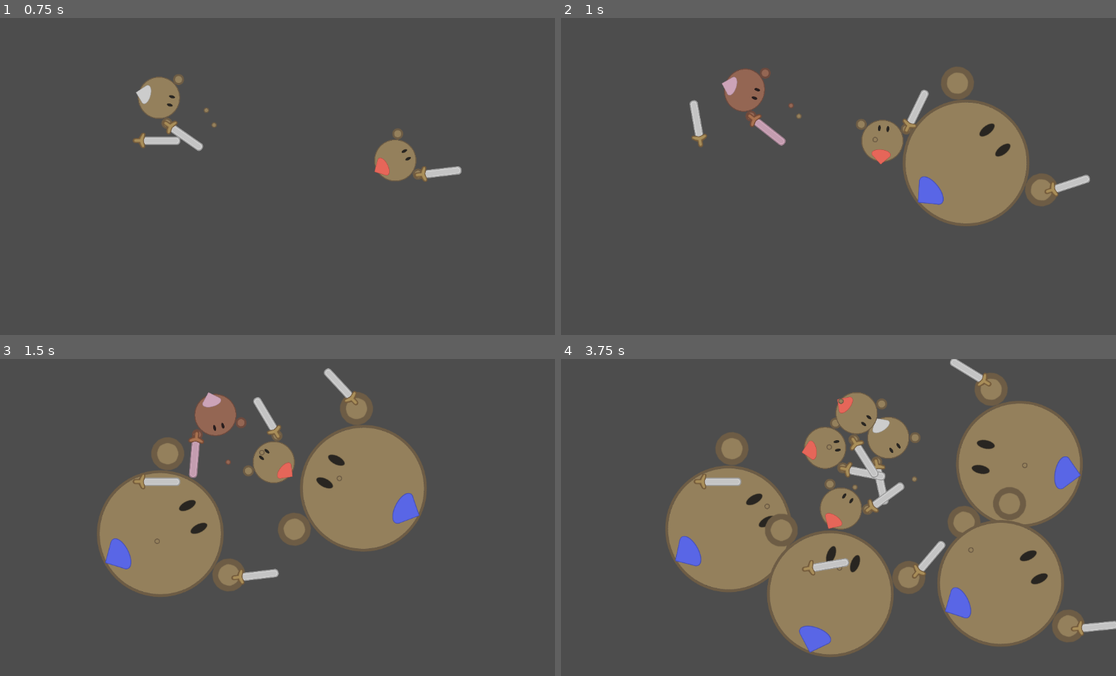
Above: before the commit, frames 1-4 (two rows, left to right).
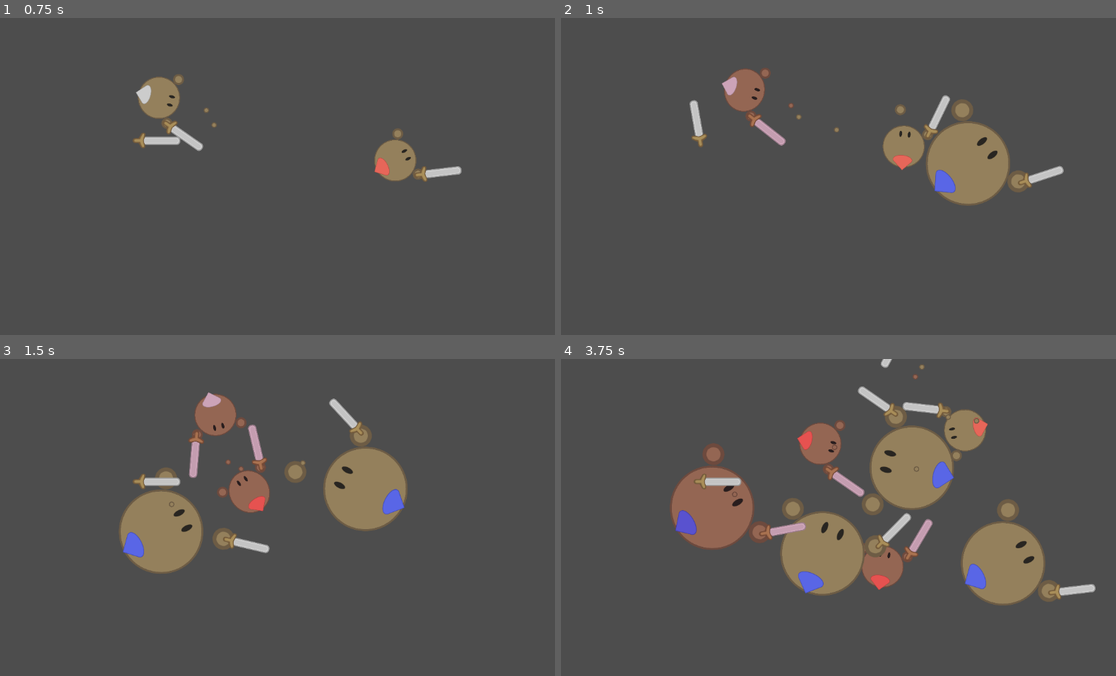
Above: after the commit, the same moments.

Repository: westonkelliher/GodotDemos
Game: Godot game, scene res://stage.tscn
The game is run twice, just before and just after one commit, with the same random seed, the same clock (stepped at 60 frames per second) and the same inputs.
Inputs (mouse positions are in pixels of both pictures, inside the frame that each line leads up to):
- Up to frame 1 (0.75 s): tap Enter at 0.5 s; move the mouse to (399, 160) at 0.52 s; hold D (move_right) from 0.53 s (still down); tap 1 (spawn_1) at 0.6 s
- Up to frame 2 (1 s): keep holding D (move_right); tap Space (ui_select) at 0.77 s; tap 2 (spawn_2) at 0.8 s
- Up to frame 3 (1.5 s): move the mouse to (160, 533) at 1.27 s; release D (move_right) at 1.28 s; hold S (move_down) from 1.28 s (still down); tap 2 (spawn_2) at 1.35 s
- Up to frame 4 (3.75 s): tap Space (ui_select) at 1.52, 3.02 s; tap Shift (run, bound only after the commit) at 1.55 s; move the mouse to (888, 447) at 2.02 s; release S (move_down) at 2.03 s; hold D (move_right) 2.03-2.78 s; hold Shift (run, bound only after the commit) 2.03-2.78 s; tap 1 (spawn_1) at 2.3, 2.85 s; move the mouse to (805, 580) at 2.77 s; hold W (move_up) 2.78-3.53 s; tap 2 (spawn_2) at 3.05, 3.6 s; move the mouse to (1005, 565) at 3.52 s; hold A (move_left) from 3.53 s (still down); hold Shift (run, bound only after the commit) from 3.53 s (still down)

Frame 1 is identical in both runs. In frame 2, 6.4% of the frame differs, in the area x 42-96%, y 15-66%; in frame 3, 13%; in frame 4, 35%, in the area x 18-100%, y 0-94%.

Commit message:
auto targeting and hitting

Diff:
--- a/CombatUnits/guy.gd
+++ b/CombatUnits/guy.gd
@@ -8,6 +8,9 @@
 	Team.RED: Color(.9, .4, .35),
 	Team.BLUE: Color(.35, .4, .9),
 }
+
+#
+signal wants_target(guy: Guy)
 
 #
 @export var is_controlled := false
@@ -26,7 +29,9 @@
 		return size
 #
 const MAX_SPEED := 220.0
+var top_speed := MAX_SPEED
 const ACC := 600.0
+var acc := ACC
 const ANGULAR_SPEED := 4.0
 # damping
 const RESTING_DAMP := 5.0 # applied while getting to max speed
@@ -39,7 +44,10 @@
 var target: Node2D = null :
 	set(value):
 		target = value
-		has_target = true
+		if target != null:
+			has_target = true
+		else:
+			has_target = false
 	get:
 		return target
 var target_position := Vector2.ZERO
@@ -80,6 +88,12 @@
 		#$Hand.position += Vector2(10.0, -10.0)
 		if $Body/LeftHand.can_swing():
 			$Body/LeftHand.swing()
+	if Input.is_action_pressed("run"):
+		top_speed = MAX_SPEED*2.0
+		acc = ACC*5.0
+	else:
+		top_speed = MAX_SPEED
+		acc = ACC
 	# movement
 	var move_vec := Vector2.ZERO
 	if Input.is_action_pressed("move_left"):
@@ -92,13 +106,13 @@
 		move_vec.y += 1.0
 	if move_vec.length() > 0:
 		var toward := move_vec.normalized()
-		if linear_velocity.dot(toward) < MAX_SPEED:
+		if linear_velocity.dot(toward) < top_speed:
 			# TODO: counteract damping force
-			self.apply_force(move_vec.normalized()*ACC*mass)
+			self.apply_force(move_vec.normalized()*acc*mass)
 	if move_vec.length() == 0:
 		linear_damp = RESTING_DAMP
 	else:
-		if linear_velocity.length() > MAX_SPEED:
+		if linear_velocity.length() > top_speed:
 			linear_damp = SPRINT_DAMP
 		else:
 			linear_damp = RUN_DAMP
@@ -128,6 +142,7 @@
 	else:
 		linear_damp = RUN_DAMP
 	#
+	handle_aggression()
 
 func handle_aggression() -> void:
 	if not can_attack:
@@ -136,10 +151,12 @@
 		$Body/LeftHand.swing()
 		$AttackTimer.start()
 		can_attack = false
+		return
 	if $Body/Hand.wants_to_swing():
 		$Body/Hand.swing()
 		$AttackTimer.start()
 		can_attack = false
+		return
 
 
 func rotate_towards(target_angle: float, amount: float) -> void:
@@ -185,3 +202,8 @@
 
 func _on_attack_timer_timeout() -> void:
 	can_attack = true
+
+
+func _on_retarget_timer_timeout() -> void:
+	wants_target.emit(self)
+	$RetargetTimer.start(0.5+randf()*10.0)
--- a/CombatUnits/guy.tscn
+++ b/CombatUnits/guy.tscn
@@ -114,5 +114,10 @@
 wait_time = 1.5
 one_shot = true
 
+[node name="RetargetTimer" type="Timer" parent="."]
+one_shot = true
+autostart = true
+
 [connection signal="timeout" from="HitStunTimer" to="." method="_on_hit_stun_timer_timeout"]
 [connection signal="timeout" from="AttackTimer" to="." method="_on_attack_timer_timeout"]
+[connection signal="timeout" from="RetargetTimer" to="." method="_on_retarget_timer_timeout"]
--- a/CombatUnits/hand.tscn
+++ b/CombatUnits/hand.tscn
@@ -70,8 +70,9 @@
 "swing": SubResource("Animation_3sr5s")
 }
 
-[sub_resource type="CircleShape2D" id="CircleShape2D_lxtdj"]
-radius = 15.0
+[sub_resource type="CapsuleShape2D" id="CapsuleShape2D_pjr3c"]
+radius = 9.42821
+height = 37.7128
 
 [node name="Hand" type="Node2D"]
 script = ExtResource("1_54vue")
@@ -94,6 +95,7 @@
 impact = 90000.0
 
 [node name="CollisionShape2D" type="CollisionShape2D" parent="Pivot/HitBox"]
+position = Vector2(2.714, 5)
 rotation = -0.523599
 shape = SubResource("CapsuleShape2D_cg185")
 disabled = true
@@ -107,8 +109,9 @@
 [node name="Aggression" type="Area2D" parent="."]
 
 [node name="Shape" type="CollisionShape2D" parent="Aggression"]
-position = Vector2(41, -27)
-shape = SubResource("CircleShape2D_lxtdj")
+position = Vector2(29, -15)
+rotation = 1.0472
+shape = SubResource("CapsuleShape2D_pjr3c")
 debug_color = Color(0.694118, 0.282353, 1, 0.196078)
 
 [connection signal="body_entered" from="Aggression" to="." method="_on_aggression_body_entered"]
--- a/CombatUnits/project.godot
+++ b/CombatUnits/project.godot
@@ -71,3 +71,8 @@
 "events": [Object(InputEventKey,"resource_local_to_scene":false,"resource_name":"","device":-1,"window_id":0,"alt_pressed":false,"shift_pressed":false,"ctrl_pressed":false,"meta_pressed":false,"pressed":false,"keycode":0,"physical_keycode":48,"key_label":0,"unicode":48,"echo":false,"script":null)
 ]
 }
+run={
+"deadzone": 0.5,
+"events": [Object(InputEventKey,"resource_local_to_scene":false,"resource_name":"","device":-1,"window_id":0,"alt_pressed":false,"shift_pressed":false,"ctrl_pressed":false,"meta_pressed":false,"pressed":false,"keycode":0,"physical_keycode":4194325,"key_label":0,"unicode":0,"echo":false,"script":null)
+]
+}
--- a/CombatUnits/stage.gd
+++ b/CombatUnits/stage.gd
@@ -19,6 +19,26 @@
 	guy.position = loc
 	guy.team = team
 	if team == Guy.Team.BLUE:
-		guy.set_size(3.0)
-	guy.target = $Guy
-	add_child(guy)
+		guy.set_size(2.0)
+	guy.target = $Targetables/Guy
+	guy.wants_target.connect(give_target)
+	$Targetables.add_child(guy)
+
+func give_target(guy: Guy) -> void:
+	var nearest: Node2D = null
+	var near_dist: float = 0.0
+	for child in $Targetables.get_children():
+		if child == guy:
+			continue
+		if child is Guy and child.team == guy.team:
+			continue
+		var child_dist := guy.global_position.distance_to(child.global_position)
+		if nearest == null:
+			nearest = child
+			near_dist = child_dist
+			continue
+		if child_dist < near_dist:
+			nearest = child
+			near_dist = child_dist
+	guy.target = nearest
+	print("targ:::: " + str(guy.target))
--- a/CombatUnits/stage.tscn
+++ b/CombatUnits/stage.tscn
@@ -10,6 +10,8 @@
 [node name="Sword" parent="." instance=ExtResource("1_lv071")]
 position = Vector2(303, 251)
 
-[node name="Guy" parent="." instance=ExtResource("2_rjuyv")]
+[node name="Targetables" type="Node2D" parent="."]
+
+[node name="Guy" parent="Targetables" instance=ExtResource("2_rjuyv")]
 position = Vector2(333, 163)
 is_controlled = true
